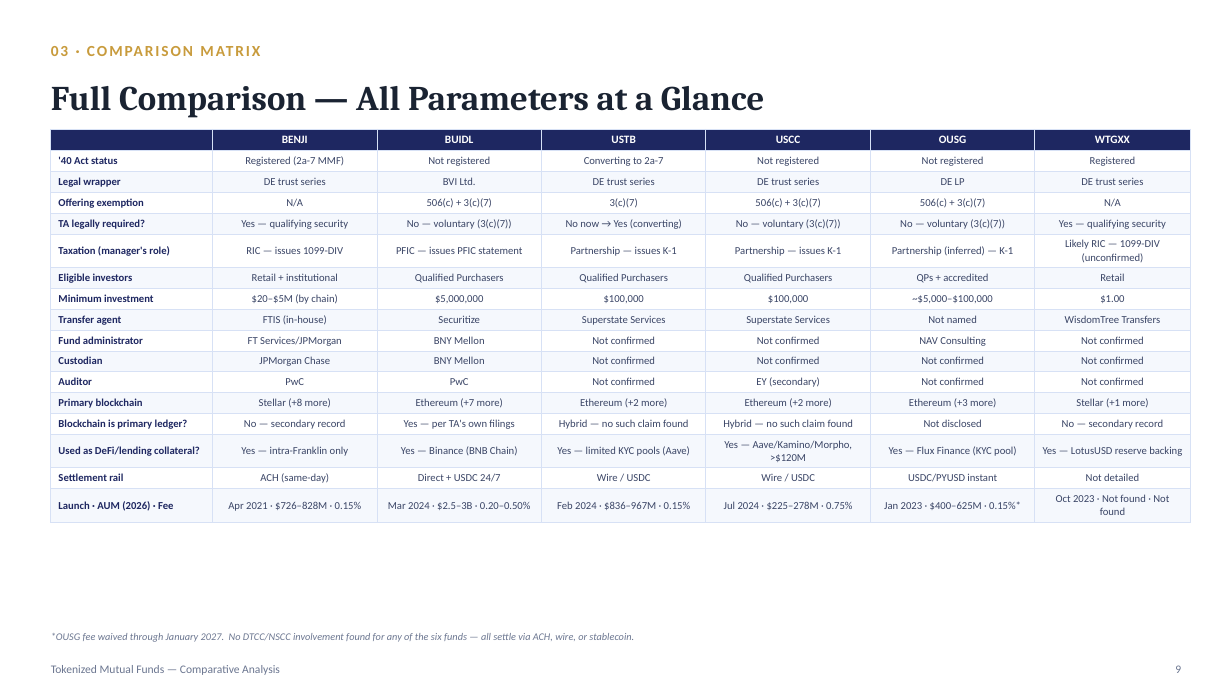
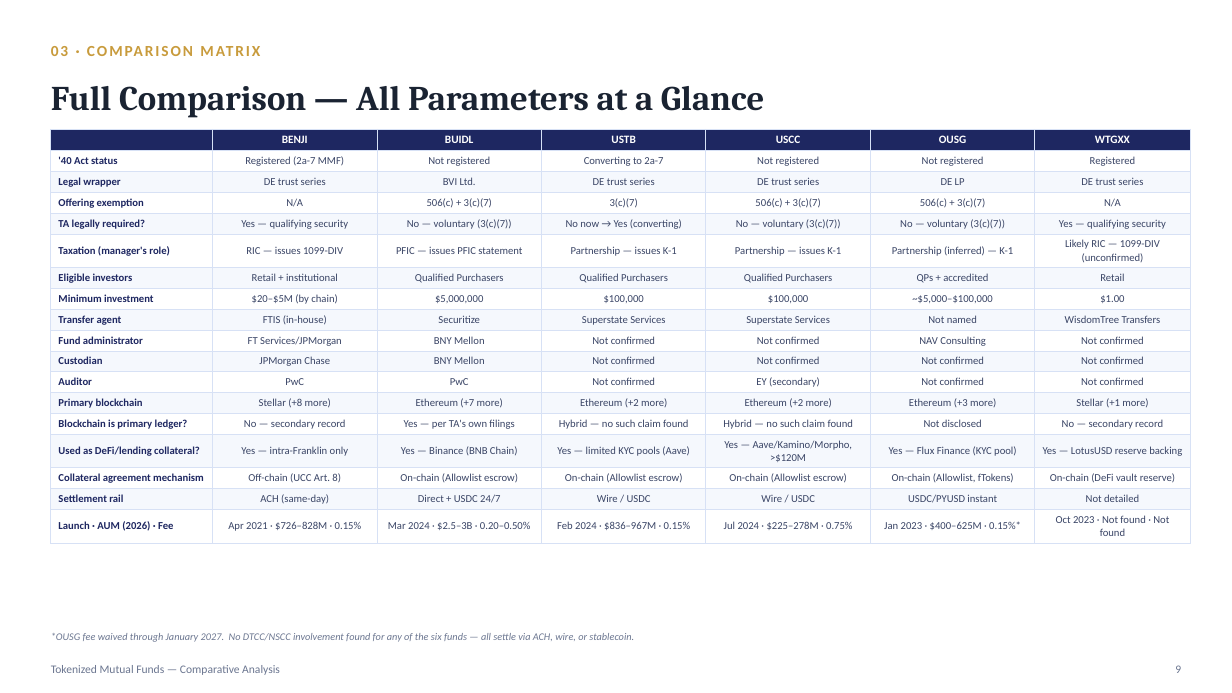
Before and after one commit to vinayak99-ai/tawork, a slide deck: slide 9 of docs/presentations/Tokenized_Funds_Comparative_Analysis.pptx. Drawn at 1232x693 pixels with LibreOffice and Linux fonts; fonts in the diff are those of the drawing. Boxes give left, top, right and bottom in pixels: in the first picture for what was removed or moved away, otherwise in the second. Text is boxed around its words. In the diff, an @@ line names an element or a change of style, - is before the commit and + after.

```diff
--- a/docs/presentations/Tokenized_Funds_Comparative_Analysis.pptx
+++ b/docs/presentations/Tokenized_Funds_Comparative_Analysis.pptx
@@ table at bbox=[51, 129, 1190, 540] @@
+row 16: Collateral agreement mechanism | Off-chain (UCC Art. 8) | On-chain (Allowlist escrow) | On-chain (Allowlist escrow) | On-chain (Allowlist escrow) | On-chain (Allowlist, fTokens) | On-chain (DeFi vault reserve)
```
